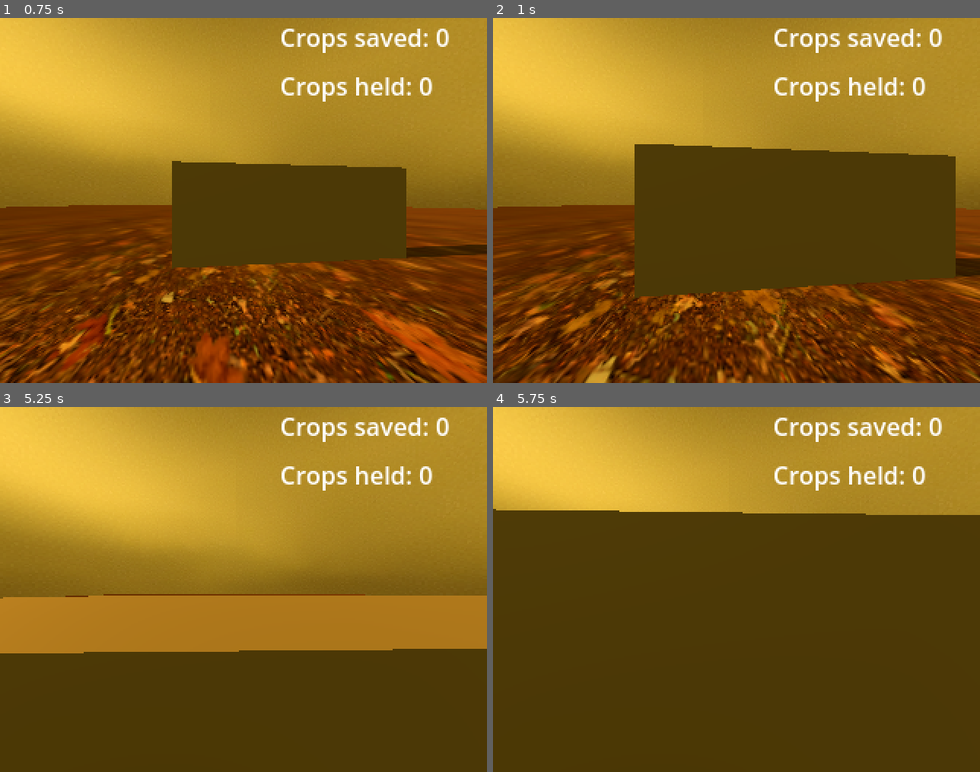
Above: before the commit, frames 1-4 (two rows, left to right).
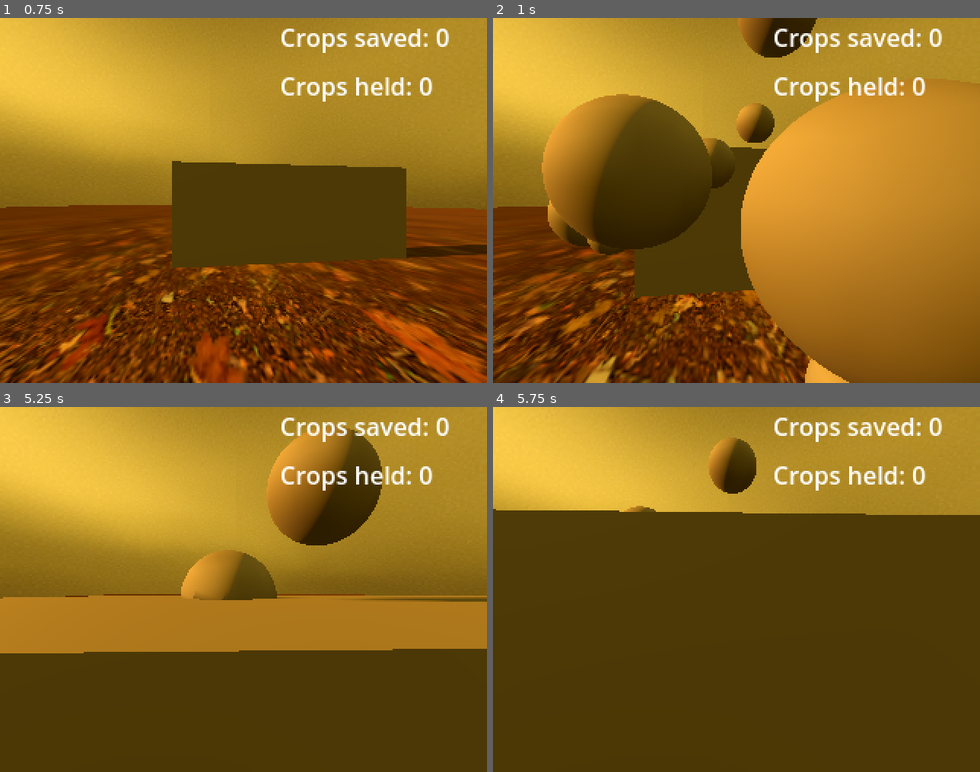
Above: after the commit, the same moments.

Repository: EliasVincent/ld52-game
Game: Godot game, scene res://level_1.tscn
The game is run twice, just before and just after one commit, with the same random seed, the same clock (stepped at 60 frames per second) and the same inputs.
Inputs (mouse positions are in pixels of both pictures, inside the frame that each line leads up to):
- Up to frame 1 (0.75 s): move the mouse to (267, 200) at 0.52 s; hold W (move_up) from 0.53 s (still down); tap E (action) at 0.6 s
- Up to frame 2 (1 s): keep holding W (move_up); click (760, 200) at 0.8 s
- Up to frame 3 (5.25 s): keep holding W (move_up); move the mouse to (219, 589) at 1.27 s; click (219, 589) at 1.35 s; tap E (action) at 1.55, 2.1, 3.05, 4.35 s; tap Enter at 2, 4.25 s; move the mouse to (253, 582) at 2.02 s; click (253, 582) at 2.3 s; tap Space (space) at 2.75, 2.85, 5 s; move the mouse to (238, 596) at 2.77 s; move the mouse to (282, 593) at 3.52 s; click (282, 593) at 3.6 s; move the mouse to (204, 585) at 4.27 s; move the mouse to (248, 589) at 5.02 s; click (248, 589) at 5.1 s
- Up to frame 4 (5.75 s): keep holding W (move_up)

Frame 1 is identical in both runs. In frame 2, 42% of the frame differs, in the area x 10-100%, y 0-100%; in frame 3, 7.0%; in frame 4, 1.2%.

Commit message:
player attack 1

Diff:
--- a/actors/enemy.gd
+++ b/actors/enemy.gd
@@ -21,6 +21,7 @@
 var isInArea = false
 var playerBody: CharacterBody3D
 var playerInAreaAndLOS = false
+var inSpray = false
 
 var path: NodePath
 var path_node = 0
@@ -53,6 +54,10 @@
 			process_state_attack(delta, playerBody)
 		STATES.DEAD:
 			process_state_dead(delta)
+
+	if inSpray:
+		if player.isSpraying == true:
+			hurt()
 
 # SET states
 func set_state_idle():
@@ -136,7 +141,7 @@
 	pass
 
 
-func hurt(damage: int, dir: Vector3):
+func hurt():
 	#hurt_sound_1.play(0.0)
 	#healthManager.hurt(damage, dir)
 	animationPlayer.play("DIE")
@@ -170,3 +175,16 @@
 	if body == player:
 		playerInAreaAndLOS = false
 		set_state_idle()
+
+
+
+func _on_hurt_hitbox_area_entered(area):
+	print(area)
+	if area.is_in_group("SPRAY"):
+		print("in spray")
+		inSpray = true
+
+
+func _on_hurt_hitbox_area_exited(area):
+	if area.is_in_group("SPRAY"):
+		inSpray = false
--- a/actors/enemy_1.tscn
+++ b/actors/enemy_1.tscn
@@ -22,6 +22,32 @@
 material = SubResource("StandardMaterial3D_ovpd8")
 top_radius = 8.0
 bottom_radius = 8.0
+
+[sub_resource type="Animation" id="Animation_mc2ru"]
+resource_name = "DIE"
+tracks/0/type = "method"
+tracks/0/imported = false
+tracks/0/enabled = true
+tracks/0/path = NodePath(".")
+tracks/0/interp = 1
+tracks/0/loop_wrap = true
+tracks/0/keys = {
+"times": PackedFloat32Array(0),
+"transitions": PackedFloat32Array(1),
+"values": [{
+"args": [],
+"method": &"queue_free"
+}]
+}
+
+[sub_resource type="AnimationLibrary" id="AnimationLibrary_fqtyr"]
+_data = {
+"DIE": SubResource("Animation_mc2ru")
+}
+
+[sub_resource type="CapsuleShape3D" id="CapsuleShape3D_ugimu"]
+radius = 0.563874
+height = 1.9115
 
 [node name="Enemy1" type="CharacterBody3D" groups=["ENEMY"]]
 script = ExtResource("1_ai268")
@@ -50,6 +76,9 @@
 mesh = SubResource("CylinderMesh_176sl")
 
 [node name="AnimationPlayer" type="AnimationPlayer" parent="."]
+libraries = {
+"": SubResource("AnimationLibrary_fqtyr")
+}
 
 [node name="CharacterMover" type="Node3D" parent="."]
 script = ExtResource("3_355e3")
@@ -60,8 +89,16 @@
 
 [node name="SFX" type="Node3D" parent="."]
 
+[node name="HurtHitbox" type="Area3D" parent="."]
+
+[node name="CollisionShape3D" type="CollisionShape3D" parent="HurtHitbox"]
+transform = Transform3D(1, 0, 0, 0, 1, 0, 0, 0, 1, 0, 0.808255, 0)
+shape = SubResource("CapsuleShape3D_ugimu")
+
 [connection signal="body_entered" from="SDamageArea" to="." method="_on_s_damage_area_body_entered"]
 [connection signal="body_exited" from="SDamageArea" to="." method="_on_s_damage_area_body_exited"]
 [connection signal="body_entered" from="LOSArea" to="." method="_on_los_area_body_entered"]
 [connection signal="body_exited" from="LOSArea" to="." method="_on_los_area_body_exited"]
 [connection signal="timeout" from="AttackTimer" to="." method="_on_attack_timer_timeout"]
+[connection signal="area_entered" from="HurtHitbox" to="." method="_on_hurt_hitbox_area_entered"]
+[connection signal="area_exited" from="HurtHitbox" to="." method="_on_hurt_hitbox_area_exited"]
--- a/globals/globals.gd
+++ b/globals/globals.gd
@@ -3,6 +3,7 @@
 var isFS = false
 var totalCrops: int = 0
 var cropsHeld: int = 0
+var sprayAmmo: int = 5
 
 func _input(event):
 	if Input.is_action_just_pressed("fullscreen"):
--- a/level_1.tscn
+++ b/level_1.tscn
@@ -121,14 +121,12 @@
 [node name="DepositTooltip" type="Panel" parent="Tooltips"]
 unique_name_in_owner = true
 visible = false
-layout_mode = 0
 offset_left = 38.0
 offset_top = 179.0
 offset_right = 279.655
 offset_bottom = 224.0
 
 [node name="RichTextLabel" type="RichTextLabel" parent="Tooltips/DepositTooltip"]
-layout_mode = 0
 offset_left = 16.0
 offset_top = 10.0
 offset_right = 435.0
@@ -138,14 +136,12 @@
 [node name="HarvestTooltip" type="Panel" parent="Tooltips"]
 unique_name_in_owner = true
 visible = false
-layout_mode = 0
 offset_left = 38.0
 offset_top = 179.0
 offset_right = 279.655
 offset_bottom = 224.0
 
 [node name="RichTextLabel" type="RichTextLabel" parent="Tooltips/HarvestTooltip"]
-layout_mode = 0
 offset_left = 16.0
 offset_top = 10.0
 offset_right = 435.0
@@ -155,14 +151,12 @@
 [node name="Harvesting" type="Panel" parent="Tooltips"]
 unique_name_in_owner = true
 visible = false
-layout_mode = 0
 offset_left = 38.0
 offset_top = 178.0
 offset_right = 279.655
 offset_bottom = 223.0
 
 [node name="RichTextLabel" type="RichTextLabel" parent="Tooltips/Harvesting"]
-layout_mode = 0
 offset_left = 16.0
 offset_top = 10.0
 offset_right = 435.0
@@ -178,7 +172,6 @@
 
 [node name="CropsSaved" type="RichTextLabel" parent="HUD"]
 unique_name_in_owner = true
-layout_mode = 0
 offset_left = 184.0
 offset_top = 1.0
 offset_right = 338.0
@@ -187,7 +180,6 @@
 
 [node name="CropsHeld" type="RichTextLabel" parent="HUD"]
 unique_name_in_owner = true
-layout_mode = 0
 offset_left = 184.0
 offset_top = 33.0
 offset_right = 325.0
--- a/player/player.gd
+++ b/player/player.gd
@@ -8,12 +8,19 @@
 
 @onready var camera = $Camera3D
 @onready var parentNode = get_tree().get_nodes_in_group("LEVEL")[0]
+@onready var spray_particles = %SprayParticles
+@onready var harvestTimer = $HarvestTimer
+@onready var spray_time = $SprayTime
+@onready var spray_cooldown = $SprayCooldown
+@onready var spray_1_sound = %Spray1Sound
 
-@onready var harvestTimer = $HarvestTimer
+
 
 var canDeposit: bool = false
 var canHarvest: bool = false
 var canAttack: bool = true
+var canSpray: bool = true
+var isSpraying: bool = false
 
 var boxToHarvest
 
@@ -68,6 +75,12 @@
 		parentNode.harvestTooltipDisabled()
 		beginHarvest(boxToHarvest)
 
+	if Input.is_action_just_pressed("shoot") and canSpray and Globals.sprayAmmo > 0:
+		canSpray = false
+		isSpraying = true
+		Globals.sprayAmmo -= 1
+		spray()
+
 func depositCrops() -> void:
 	Globals.totalCrops += Globals.cropsHeld
 	Globals.cropsHeld = 0
@@ -83,6 +96,13 @@
 
 func hurt(DAMAGE, Vector3):
 	print("PLAYER GOT HURT", DAMAGE)
+
+func spray():
+	print("spraying")
+	spray_time.start()
+	spray_particles.emitting = false
+	spray_particles.emitting = true
+	spray_1_sound.play()
 
 func _on_event_hitbox_area_entered(area):
 	if area.is_in_group("HARVESTBOX"):
@@ -109,3 +129,20 @@
 func _on_harvest_timer_timeout():
 	print("harvest timeout")
 	harvest(boxToHarvest)
+
+
+func _on_spray_time_timeout():
+	isSpraying = false
+	spray_cooldown.start()
+
+
+func _on_spray_cooldown_timeout():
+	canSpray = true
+
+
+func _on_spray_hit_box_body_entered(body):
+	pass
+
+
+func _on_spray_hit_box_body_exited(body):
+	pass # Replace with function body.
--- a/player/player.tscn
+++ b/player/player.tscn
@@ -1,6 +1,7 @@
-[gd_scene load_steps=5 format=3 uid="uid://c3yabqicq140k"]
+[gd_scene load_steps=15 format=3 uid="uid://c3yabqicq140k"]
 
 [ext_resource type="Script" path="res://player/player.gd" id="1_7qt43"]
+[ext_resource type="AudioStream" uid="uid://bc607o8ubcs8w" path="res://assets/sfx/spray1.wav" id="2_moqj4"]
 
 [sub_resource type="CapsuleMesh" id="CapsuleMesh_3g6gf"]
 radius = 0.4
@@ -11,6 +12,45 @@
 height = 1.5
 
 [sub_resource type="CapsuleShape3D" id="CapsuleShape3D_nr8dk"]
+
+[sub_resource type="SphereShape3D" id="SphereShape3D_rsd2w"]
+radius = 0.827765
+
+[sub_resource type="Gradient" id="Gradient_maqam"]
+
+[sub_resource type="GradientTexture1D" id="GradientTexture1D_jedii"]
+gradient = SubResource("Gradient_maqam")
+
+[sub_resource type="Gradient" id="Gradient_kekjh"]
+offsets = PackedFloat32Array(0, 0.995283)
+
+[sub_resource type="GradientTexture1D" id="GradientTexture1D_411vy"]
+gradient = SubResource("Gradient_kekjh")
+
+[sub_resource type="Curve" id="Curve_0snnf"]
+min_value = -200.0
+max_value = 200.0
+_data = [Vector2(0.0255319, 98.1818), 0.0, 0.0, 0, 0, Vector2(0.987234, -29.0909), 0.0, 0.0, 0, 0]
+point_count = 2
+
+[sub_resource type="CurveTexture" id="CurveTexture_fuxxm"]
+curve = SubResource("Curve_0snnf")
+
+[sub_resource type="ParticleProcessMaterial" id="ParticleProcessMaterial_6bjyx"]
+lifetime_randomness = 0.46
+emission_shape = 1
+emission_sphere_radius = 1.0
+direction = Vector3(0, 0, -1)
+spread = 32.09
+initial_velocity_min = 5.0
+initial_velocity_max = 5.0
+linear_accel_curve = SubResource("CurveTexture_fuxxm")
+scale_min = 0.1
+scale_max = 0.5
+color_ramp = SubResource("GradientTexture1D_411vy")
+color_initial_ramp = SubResource("GradientTexture1D_jedii")
+
+[sub_resource type="SphereMesh" id="SphereMesh_ofmph"]
 
 [node name="Player" type="CharacterBody3D" groups=["PLAYER"]]
 script = ExtResource("1_7qt43")
@@ -36,6 +76,42 @@
 wait_time = 2.5
 one_shot = true
 
+[node name="Weapon" type="Node3D" parent="."]
+
+[node name="SprayHitBox" type="Area3D" parent="Weapon" groups=["SPRAY"]]
+
+[node name="CollisionShape3D" type="CollisionShape3D" parent="Weapon/SprayHitBox"]
+transform = Transform3D(1, 0, 0, 0, 1, 0, 0, 0, 1, 0, 0.38863, -1.34397)
+shape = SubResource("SphereShape3D_rsd2w")
+
+[node name="SprayParticles" type="GPUParticles3D" parent="Weapon"]
+unique_name_in_owner = true
+transform = Transform3D(1, 0, 0, 0, 1, 0, 0, 0, 1, 0, 0.540502, -1.07872)
+emitting = false
+amount = 21
+lifetime = 1.18
+one_shot = true
+explosiveness = 0.62
+process_material = SubResource("ParticleProcessMaterial_6bjyx")
+draw_pass_1 = SubResource("SphereMesh_ofmph")
+
+[node name="SprayTime" type="Timer" parent="."]
+one_shot = true
+
+[node name="SprayCooldown" type="Timer" parent="."]
+wait_time = 2.0
+one_shot = true
+
+[node name="SFX" type="Node3D" parent="."]
+
+[node name="Spray1Sound" type="AudioStreamPlayer" parent="SFX"]
+unique_name_in_owner = true
+stream = ExtResource("2_moqj4")
+
 [connection signal="area_entered" from="EventHitbox" to="." method="_on_event_hitbox_area_entered"]
 [connection signal="area_exited" from="EventHitbox" to="." method="_on_event_hitbox_area_exited"]
 [connection signal="timeout" from="HarvestTimer" to="." method="_on_harvest_timer_timeout"]
+[connection signal="body_entered" from="Weapon/SprayHitBox" to="." method="_on_spray_hit_box_body_entered"]
+[connection signal="body_exited" from="Weapon/SprayHitBox" to="." method="_on_spray_hit_box_body_exited"]
+[connection signal="timeout" from="SprayTime" to="." method="_on_spray_time_timeout"]
+[connection signal="timeout" from="SprayCooldown" to="." method="_on_spray_cooldown_timeout"]
--- a/project.godot
+++ b/project.godot
@@ -23,7 +23,6 @@
 
 window/size/viewport_width=320
 window/size/viewport_height=240
-window/size/mode=2
 window/stretch/mode="viewport"
 
 [input]
@@ -73,6 +72,11 @@
 "events": [Object(InputEventKey,"resource_local_to_scene":false,"resource_name":"","device":0,"window_id":0,"alt_pressed":false,"shift_pressed":false,"ctrl_pressed":false,"meta_pressed":false,"pressed":false,"keycode":0,"physical_keycode":69,"unicode":0,"echo":false,"script":null)
 ]
 }
+shoot={
+"deadzone": 0.5,
+"events": [Object(InputEventMouseButton,"resource_local_to_scene":false,"resource_name":"","device":-1,"window_id":0,"alt_pressed":false,"shift_pressed":false,"ctrl_pressed":false,"meta_pressed":false,"button_mask":0,"position":Vector2(0, 0),"global_position":Vector2(0, 0),"factor":1.0,"button_index":1,"pressed":false,"double_click":false,"script":null)
+]
+}
 
 [rendering]
 
Not shown: 1 places in actors/enemy_1.tscn that only renumber resources
Not shown, added: assets/sfx/spray1.wav.import
Not shown, added: assets/sfx/spray1.wav
